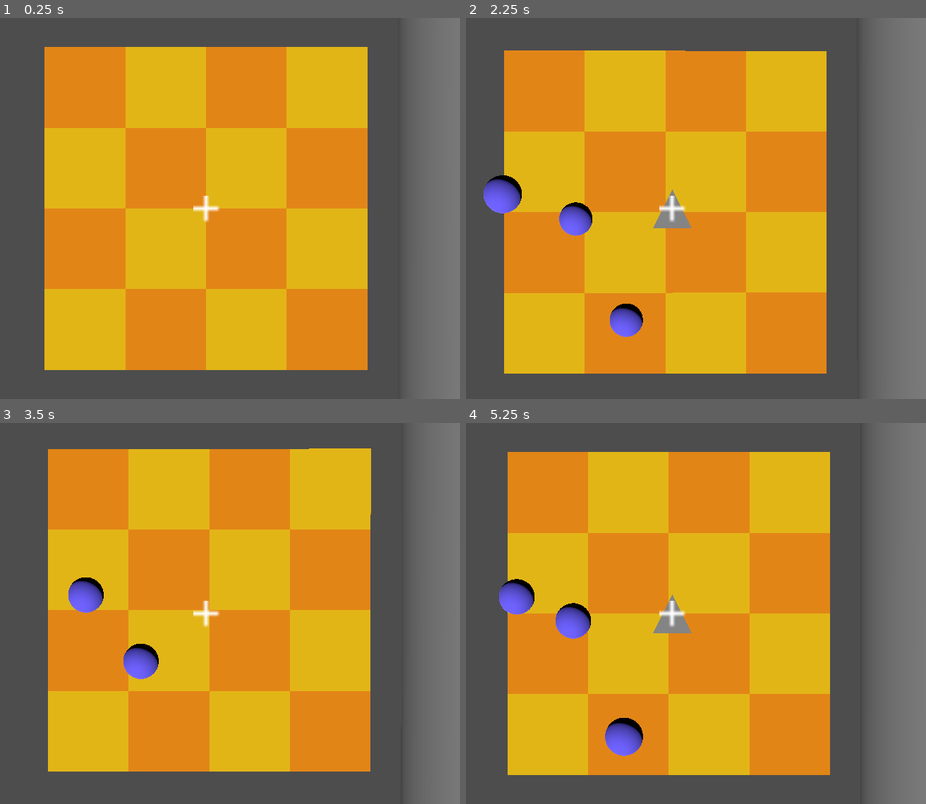
Above: before the commit, frames 1-4 (two rows, left to right).
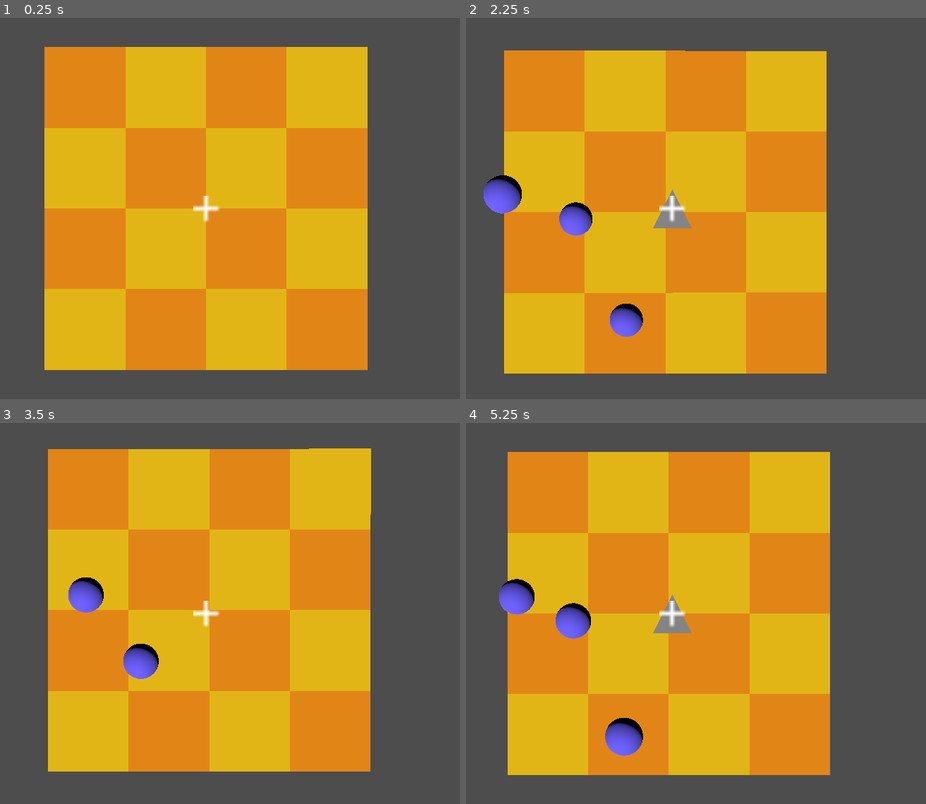
Above: after the commit, the same moments.

Repository: squonk4303/double-eagle
Game: Godot game, scene res://Scenes/shooting_gallery.tscn
Same seed, same stepped clock (60 frames per second), same inputs: the game is played once before the commit and once after it.
Inputs (mouse positions are in pixels of both pictures, inside the frame that each line leads up to):
- Up to frame 1 (0.25 s): no input
- Up to frame 2 (2.25 s): tap Enter at 0.5 s; move the mouse to (700, 208) at 0.52 s; press the mouse at (700, 208) at 0.53 s; move the mouse to (645, 208) at 1.27 s; release the mouse at (645, 208) at 1.28 s; click (645, 208) at 1.35 s; move the mouse to (686, 200) at 2.02 s; press the mouse at (686, 200) at 2.03 s
- Up to frame 3 (3.5 s): move the mouse to (197, 621) at 2.77 s; release the mouse at (197, 621) at 2.78 s; click (197, 621) at 2.85 s
- Up to frame 4 (5.25 s): move the mouse to (709, 617) at 3.52 s; press the mouse at (709, 617) at 3.53 s; move the mouse to (636, 609) at 4.27 s; release the mouse at (636, 609) at 4.28 s; click (636, 609) at 4.35 s; move the mouse to (677, 613) at 5.02 s; press the mouse at (677, 613) at 5.03 s

The runs differ from the first frame. In frame 1, 9.3% of the frame differs, in the area x 90-100%, y 0-100%; in frame 2, 11%, in the area x 89-100%, y 0-100%; in frame 3, 8.6%; in frame 4, 10%.

Commit message:
Small update

Diff:
--- a/Scenes/shooting_gallery.tscn
+++ b/Scenes/shooting_gallery.tscn
@@ -6,7 +6,6 @@
 [ext_resource type="PackedScene" uid="uid://d2fjk8sjrgt5b" path="res://Scenes/marksman.tscn" id="3_npy5q"]
 [ext_resource type="PackedScene" uid="uid://bx5n31jm0mov6" path="res://Scenes/bullet.tscn" id="3_oy0ci"]
 [ext_resource type="Texture2D" uid="uid://b73y5cam3211y" path="res://Images/crosshair_plus.png" id="5_au61t"]
-[ext_resource type="PackedScene" uid="uid://bajdpb1pwwe0d" path="res://Scenes/cylinder.tscn" id="7_ahrfq"]
 
 [sub_resource type="StandardMaterial3D" id="StandardMaterial3D_hqr8d"]
 albedo_texture = ExtResource("1_es7xq")
@@ -45,8 +44,9 @@
 texture = ExtResource("5_au61t")
 offset = Vector2(0.5, 0.5)
 
-[node name="Cylinder" parent="." instance=ExtResource("7_ahrfq")]
-transform = Transform3D(10, 0, 0, 0, 10, 0, 0, 0, 10, 10.8419, 0, 0)
+[node name="Camera3D" type="Camera3D" parent="."]
+transform = Transform3D(1, 0, 0, 0, 1, 0, 0, 0, 1, 0, 0, 32.4783)
+fov = 19.6142
 
 [connection signal="gun_0_fired" from="Marksman" to="." method="_on_marksman_gun_0_fired"]
 [connection signal="timeout" from="BallTimer" to="." method="_on_ball_timer_timeout"]
--- a/Scripts/bullet.gd
+++ b/Scripts/bullet.gd
@@ -1,15 +1,17 @@
 extends Node3D
 
 const BULLET_SPEED = 140
-
-const KILL_TIMER = 4
-var timer = 0
+const KILL_TIMER = 4.0
 
 var hit_something_yet = false
 
 
 func _ready():
     $Area3D.body_entered.connect(self.collided)
+
+    # Start timer after which bullet despawns
+    await get_tree().create_timer(KILL_TIMER).timeout
+    queue_free()
 
 
 func initialize(start_position: Vector3, start_rotation: Vector3):
--- a/project.godot
+++ b/project.godot
@@ -19,6 +19,10 @@
 
 window/size/viewport_width=720
 window/size/viewport_height=540
+
+[dotnet]
+
+project/assembly_name="3d-explore"
 
 [input]
 
Not shown: 1 places in Scenes/shooting_gallery.tscn that only renumber resources
